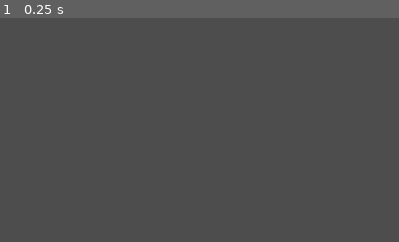
Above: before the commit, frame 1.
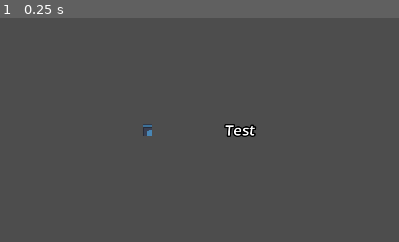
Above: after the commit, the same moment.

Repository: thomascrow01/godotcardgamebase
Game: Godot game, scene res://scenes/testscene.tscn
Same seed, same stepped clock (60 frames per second), same inputs: the game is played once before the commit and once after it. Before the commit the project starts from res://testscene.tscn. The engine's default icon, where the game draws it, is replaced by a stand-in: a white triangle on a blue panel in a dark square.
Inputs:
- Up to frame 1 (0.25 s): no input
The pictures show only the part of the screen within x 32-81%, y 29-79%; the shares and areas given below are measured in that part.

The runs differ from the first frame. In frame 1, 0.4% of the frame differs, in the area x 35-65%, y 47-54%.

Commit message:
testing out some texture related stuff

Diff:
--- a/cardgame/project.godot
+++ b/cardgame/project.godot
@@ -11,7 +11,7 @@
 [application]
 
 config/name="Cardgame"
-run/main_scene="res://testscene.tscn"
+run/main_scene="res://scenes/testscene.tscn"
 config/features=PackedStringArray("4.1", "GL Compatibility")
 config/icon="res://icon.svg"
 
--- /dev/null
+++ b/cardgame/scenes/GenericCard.tscn
@@ -0,0 +1,31 @@
+[gd_scene load_steps=5 format=3 uid="uid://i4iff46vjs4x"]
+
+[ext_resource type="Script" path="res://scripts/CardInGame.gd" id="1_11sta"]
+[ext_resource type="Script" path="res://scripts/CardRender.gd" id="2_46hd2"]
+
+[sub_resource type="BoxMesh" id="BoxMesh_2rmnl"]
+
+[sub_resource type="StandardMaterial3D" id="StandardMaterial3D_36ihi"]
+
+[node name="GenericCard" type="Node"]
+editor_description = "This is the generic card, likely make a new card scene later"
+script = ExtResource("1_11sta")
+
+[node name="CardRender" type="Node" parent="."]
+editor_description = "used for render related purposes"
+script = ExtResource("2_46hd2")
+
+[node name="Node3D" type="Node3D" parent="."]
+editor_description = "This is a 3d node, however this is being used as the card render's (and any collision related things) as the main card in the game"
+
+[node name="MeshInstance3D" type="MeshInstance3D" parent="Node3D"]
+transform = Transform3D(0.1, 0, 0, 0, 0.1, 0, 0, 0, 0.1, 0, 0, 0)
+mesh = SubResource("BoxMesh_2rmnl")
+surface_material_override/0 = SubResource("StandardMaterial3D_36ihi")
+
+[node name="Label3D" type="Label3D" parent="Node3D"]
+transform = Transform3D(1, 0, 0, 0, 1, 0, 0, 0, 1, 1, 0, 0)
+text = "Test"
+
+[node name="Node2D" type="Node2D" parent="."]
+editor_description = "This is a version of the card meant to be used on the hud (could be used if the game is 2D but use this for something like hovering the mouse over a card to get a closer look)"
--- a/cardgame/testscene.tscn
+++ b/cardgame/scenes/testscene.tscn
@@ -1,6 +1,7 @@
-[gd_scene load_steps=2 format=3 uid="uid://bufjsq11vmkm2"]
+[gd_scene load_steps=3 format=3 uid="uid://bufjsq11vmkm2"]
 
-[ext_resource type="Script" path="res://scripts/Menu.gd" id="1_nwuk0"]
+[ext_resource type="Script" path="res://scripts/Menu.gd" id="1_ls6uf"]
+[ext_resource type="PackedScene" uid="uid://i4iff46vjs4x" path="res://scenes/GenericCard.tscn" id="2_l2ti6"]
 
 [node name="Node3D" type="Node3D"]
 
@@ -24,5 +25,13 @@
 layout_mode = 2
 text = "Quit"
 
+[node name="GenericCard" parent="." instance=ExtResource("2_l2ti6")]
+
+[node name="Camera3D" type="Camera3D" parent="."]
+transform = Transform3D(1, 0, 0, 0, 0.965926, 0.258819, 0, -0.258819, 0.965926, 0, 1, 3)
+
+[node name="DirectionalLight3D" type="DirectionalLight3D" parent="."]
+transform = Transform3D(0.433013, -0.866025, 0.25, 0.75, 0.5, 0.433013, -0.5, -1.49012e-08, 0.866025, 1, 1, 2)
+
 [connection signal="pressed" from="Control/VBoxContainer/Button" to="Control" method="_on_button_pressed"]
 [connection signal="pressed" from="Control/VBoxContainer/quitbutton" to="Control" method="_on_quitbutton_pressed"]
--- a/cardgame/scripts/CardInGame.gd
+++ b/cardgame/scripts/CardInGame.gd
@@ -21,5 +21,5 @@
 
 
 # Called every frame. 'delta' is the elapsed time since the previous frame.
-func _process(delta):
-	pass
+#func _process(delta):
+#	pass
--- a/cardgame/scripts/CardRender.gd
+++ b/cardgame/scripts/CardRender.gd
@@ -6,13 +6,23 @@
 
 extends Node
 
+var node_game : Node
+var node_hud : Node2D
+
 #var card : Card
+
+var hidden : bool
+var invisible : bool
 
 # Called when the node enters the scene tree for the first time.
 func _ready():
-	pass # Replace with function body.
+	node_game = get_node("../Node3D") as Node
+	node_hud = get_node("../Node2D") as Node2D
+
+	var material : StandardMaterial3D = (node_game.get_node("MeshInstance3D") as MeshInstance3D).get_surface_override_material(0)
+	material.albedo_texture = load("res://icon.svg")
 
 
 # Called every frame. 'delta' is the elapsed time since the previous frame.
-func _process(delta):
-	pass
+#func _process(delta):
+#	pass
Not shown: 1 places in cardgame/scenes/testscene.tscn that only renumber resources
